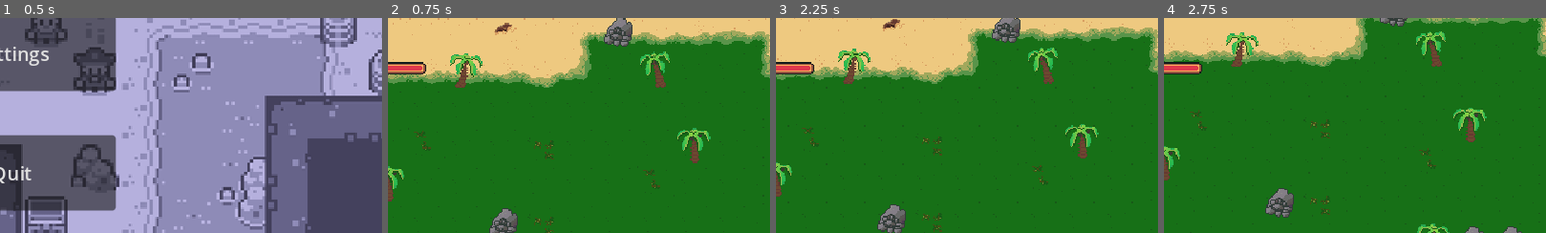
Above: before the commit, frames 1-4 (left to right).
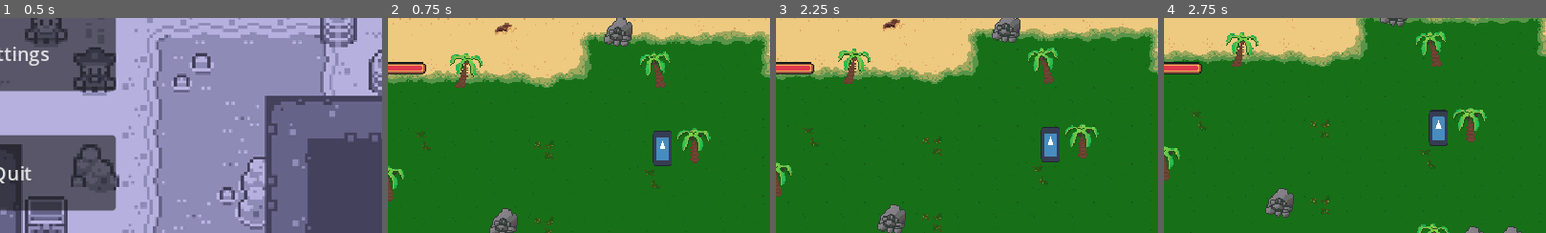
Above: after the commit, the same moments.

Repository: liam-barkley/Game-Jam
Game: Godot game, scene res://Scenes/main_menu.tscn
Two runs of this game, one before a commit and one after it. Both use one fixed random seed, a clock stepped at 60 frames per second and the inputs below. The engine's default icon, where the game draws it, is replaced by a stand-in: a white triangle on a blue panel in a dark square.
Inputs (mouse positions are % of the whole screen's width and height, from its top left):
- Up to frame 1 (0.5 s): no input
- Up to frame 2 (0.75 s): click "Play" at 0.5 s
- Up to frame 3 (2.25 s): tap Enter at 1.25 s; move the mouse to (72, 45) at 1.27 s; hold D (move_right) 1.28-2.03 s; click (72, 45) at 1.35 s; move the mouse to (30, 55) at 2.02 s; hold S (move_down) from 2.03 s (still down); click (30, 55) at 2.1 s
- Up to frame 4 (2.75 s): keep holding S (move_down)
The pictures show only the part of the screen within x 50-100%, y 45-95%; the shares and areas given below are measured in that part.

Frame 1 is identical in both runs. In frame 2, 0.8% of the frame differs, in the area x 69-75%, y 52-69%; in frame 3, 0.8%; in frame 4, 0.8%, in the area x 69-75%, y 42-60%.

Commit message:
please help Neil <3

Diff:
--- /dev/null
+++ b/Game/Scenes/Dead.gd
@@ -0,0 +1,24 @@
+extends State
+
+
+# Called when the node enters the scene tree for the first time.
+func handle_input(_event: InputEvent) -> void:
+	pass
+
+# Virtual function. Corresponds to the `_process()` callback.
+func update(_delta: float) -> void:
+	pass
+
+# Virtual function. Corresponds to the `_physics_process()` callback.
+func physics_update(_delta: float) -> void:
+	pass
+
+# Virtual function. Called by the state machine upon changing the active state. The `msg` parameter
+# is a dictionary with arbitrary data the state can use to initialize itself.
+func enter(_msg := {}) -> void:
+	pass
+
+# Virtual function. Called by the state machine before changing the active state. Use this function
+# to clean up the state.
+func exit() -> void:
+	pass
--- a/Game/Scenes/main_menu.gd
+++ b/Game/Scenes/main_menu.gd
@@ -2,7 +2,7 @@
 
 # Called when the node enters the scene tree for the first time.
 func _ready():
-	pass # Replace with function body.
+	pass
 
 # Called every frame. 'delta' is the elapsed time since the previous frame.
 func _process(delta):
--- /dev/null
+++ b/Game/Scenes/ranged_plant.gd
@@ -0,0 +1,99 @@
+extends Node2D
+
+@onready var shoot_timer = $ShootTimer
+@onready var ray_cast = $RayCast2D
+@export var HEALTH = 10
+@export var DAMAGE = 2
+@export var ammo : PackedScene
+
+var hurt_area
+var player_in_proximity = false
+var player
+var shoot_allowed = false
+var current_target
+
+# Called when the node enters the scene tree for the first time.
+func _ready():
+	player = get_parent().find_child("Player")
+
+#this function searches the closest tower to itself and returns that tower
+func search_closest_tower():
+	var closest_tower
+	var closest_tower_dist = 100000000
+	var towers = get_tree().get_nodes_in_group("Towers")
+	if towers != null:
+		for tower in towers:
+			var dist = (tower.position.x-self.position.x)^2 + (tower.position.y - self.position.y)^2
+			if (dist <= closest_tower_dist):
+				closest_tower = tower
+	return closest_tower
+
+
+# Called every frame. 'delta' is the elapsed time since the previous frame.
+func _process(delta):
+
+	if player_in_proximity == false:
+		current_target = search_closest_tower()
+	else:
+		current_target = player
+
+
+	aim_at(current_target)
+	check_target_collision(current_target)
+
+func aim_at(target):
+	if target!=null:
+		ray_cast.target_position = to_local(target.position)
+
+func check_target_collision(target):
+	if (ray_cast.get_collider() == target or ray_cast.get_collider() == player) and shoot_timer.is_stopped():
+		print(shoot_timer.is_stopped())
+		shoot_timer.start()
+
+
+	elif !(ray_cast.get_collider() == target or ray_cast.get_collider() == player):
+		shoot_timer.stop()
+		shoot_allowed = false
+		print("hold fire")
+
+
+
+
+# This is for when the player gets hurt
+func _on_hurt_box_area_entered(area):
+	if area.is_in_group("hurtbox"):
+		hurt_area = area
+		$HurtBox/Timer.start()
+
+
+
+func _on_timer_timeout():
+	hurt_area.take_damage(DAMAGE)
+
+
+func _on_hurt_box_area_exited(area):
+	if area.is_in_group("hurtbox"):
+		hurt_area = null
+		$HurtBox/Timer.stop()
+
+func shoot(target):
+	print("Help")
+	var bullet = ammo.instantiate()
+	#bullet._set_owner("ENEMY")
+	bullet.position = self.position
+	bullet.direction = (ray_cast.target_position).normalized()
+	get_tree().current_scene.add_child(bullet)
+
+func _on_shoot_timer_timeout():
+	print("pew pew")
+	shoot(current_target)
+
+
+func _on_fire_range_body_entered(body):
+	if body.name == "Player":
+		player_in_proximity = true
+
+
+func _on_fire_range_body_exited(body):
+	if body.name == "Player":
+		player_in_proximity = false
--- /dev/null
+++ b/Game/Scenes/ranged_plant.tscn
@@ -0,0 +1,71 @@
+[gd_scene load_steps=11 format=3 uid="uid://bkaacwghv2qqi"]
+
+[ext_resource type="Script" path="res://Scenes/ranged_plant.gd" id="1_yqd74"]
+[ext_resource type="PackedScene" uid="uid://dxybe0vg3ydag" path="res://Scenes/ranged_plant_bullet.tscn" id="2_3cd2n"]
+[ext_resource type="Texture2D" uid="uid://p5sy6dumcmvf" path="res://icon.svg" id="2_dhrlv"]
+[ext_resource type="Script" path="res://Scripts/RangedPlant/StateMachine.gd" id="3_2ya5m"]
+[ext_resource type="Script" path="res://Scripts/RangedPlant/Idle.gd" id="4_ml4as"]
+[ext_resource type="Script" path="res://Scripts/RangedPlant/Attack.gd" id="5_mwqlf"]
+[ext_resource type="Script" path="res://Scenes/Dead.gd" id="6_3u4kb"]
+
+[sub_resource type="CapsuleShape2D" id="CapsuleShape2D_8a27h"]
+
+[sub_resource type="RectangleShape2D" id="RectangleShape2D_tkdee"]
+size = Vector2(28, 36)
+
+[sub_resource type="CircleShape2D" id="CircleShape2D_a28ue"]
+radius = 174.233
+
+[node name="RangedPlant" type="Node2D"]
+script = ExtResource("1_yqd74")
+ammo = ExtResource("2_3cd2n")
+
+[node name="Icon" type="Sprite2D" parent="."]
+position = Vector2(0, 3.8147e-06)
+scale = Vector2(0.125, 0.234375)
+texture = ExtResource("2_dhrlv")
+
+[node name="CharacterBody2D" type="CharacterBody2D" parent="."]
+
+[node name="CollisionShape2D" type="CollisionShape2D" parent="CharacterBody2D"]
+shape = SubResource("CapsuleShape2D_8a27h")
+
+[node name="HurtBox" type="Area2D" parent="."]
+
+[node name="CollisionShape2D" type="CollisionShape2D" parent="HurtBox"]
+shape = SubResource("RectangleShape2D_tkdee")
+
+[node name="Timer" type="Timer" parent="HurtBox"]
+wait_time = 0.252
+
+[node name="FireRange" type="Area2D" parent="."]
+
+[node name="CollisionShape2D" type="CollisionShape2D" parent="FireRange"]
+shape = SubResource("CircleShape2D_a28ue")
+debug_color = Color(0.984314, 0, 0.345098, 0.419608)
+
+[node name="Statement" type="Node" parent="."]
+script = ExtResource("3_2ya5m")
+initial_state = NodePath("Idle")
+
+[node name="Idle" type="Node" parent="Statement"]
+script = ExtResource("4_ml4as")
+
+[node name="Attack" type="Node" parent="Statement"]
+script = ExtResource("5_mwqlf")
+
+[node name="Dead" type="Node" parent="Statement"]
+script = ExtResource("6_3u4kb")
+
+[node name="AnimatedSprite2D" type="AnimatedSprite2D" parent="."]
+
+[node name="RayCast2D" type="RayCast2D" parent="."]
+
+[node name="ShootTimer" type="Timer" parent="."]
+
+[connection signal="area_entered" from="HurtBox" to="." method="_on_hurt_box_area_entered"]
+[connection signal="area_exited" from="HurtBox" to="." method="_on_hurt_box_area_exited"]
+[connection signal="timeout" from="HurtBox/Timer" to="." method="_on_timer_timeout"]
+[connection signal="body_entered" from="FireRange" to="." method="_on_fire_range_body_entered"]
+[connection signal="body_exited" from="FireRange" to="." method="_on_fire_range_body_exited"]
+[connection signal="timeout" from="ShootTimer" to="." method="_on_shoot_timer_timeout"]
--- /dev/null
+++ b/Game/Scenes/ranged_plant_bullet.gd
@@ -0,0 +1,29 @@
+extends Node2D
+
+var direction : Vector2 = Vector2.RIGHT
+var speed : float = 300
+# Called when the node enters the scene tree for the first time.
+func _ready():
+	pass # Replace with function body.
+
+
+# Called every frame. 'delta' is the elapsed time since the previous frame.
+func _physics_process(delta):
+	position +=direction * speed * delta
+
+
+
+
+func _on_bullet_size_area_entered(area):
+	# Check if bullet is in player attack area
+	if area.is_in_group("Weapons"):
+
+		# If player clicked attack it will kill the bullet
+		if Input.is_action_just_pressed("attack"):
+			print("Im Free")
+			self.free()
+
+
+
+func _on_visible_on_screen_notifier_2d_screen_exited():
+	queue_free()
--- /dev/null
+++ b/Game/Scenes/ranged_plant_bullet.tscn
@@ -0,0 +1,24 @@
+[gd_scene load_steps=4 format=3 uid="uid://dxybe0vg3ydag"]
+
+[ext_resource type="Script" path="res://Scenes/ranged_plant_bullet.gd" id="1_m0v06"]
+[ext_resource type="Texture2D" uid="uid://p5sy6dumcmvf" path="res://icon.svg" id="2_tjqhn"]
+
+[sub_resource type="CircleShape2D" id="CircleShape2D_50yip"]
+radius = 2.06155
+
+[node name="RangedPlantBullet" type="Node2D"]
+script = ExtResource("1_m0v06")
+
+[node name="BulletSize" type="Area2D" parent="."]
+
+[node name="CollisionShape2D" type="CollisionShape2D" parent="BulletSize"]
+position = Vector2(4, 0.5)
+shape = SubResource("CircleShape2D_50yip")
+
+[node name="VisibleOnScreenNotifier2D" type="VisibleOnScreenNotifier2D" parent="BulletSize"]
+
+[node name="Sprite2D" type="Sprite2D" parent="."]
+texture = ExtResource("2_tjqhn")
+
+[connection signal="area_entered" from="BulletSize" to="." method="_on_bullet_size_area_entered"]
+[connection signal="screen_exited" from="BulletSize/VisibleOnScreenNotifier2D" to="." method="_on_visible_on_screen_notifier_2d_screen_exited"]
--- a/Game/Scenes/world.tscn
+++ b/Game/Scenes/world.tscn
@@ -1,9 +1,10 @@
-[gd_scene load_steps=8 format=3 uid="uid://dv4ufeg5f2650"]
+[gd_scene load_steps=9 format=3 uid="uid://dv4ufeg5f2650"]
 
 [ext_resource type="Texture2D" uid="uid://d25bh0bro72nv" path="res://Arts/kenney_monochrome-pirates/Monochrome/Tilemap/tilemap.png" id="1_ngcyt"]
 [ext_resource type="Script" path="res://Scenes/tile_script.gd" id="2_023tt"]
 [ext_resource type="Texture2D" uid="uid://1qkoxa5mfkbt" path="res://Arts/Terrain (Reg+Mono)/Terrain_Tilemap_V1.0.png" id="2_l6pns"]
 [ext_resource type="PackedScene" uid="uid://cfr2wjve2btpe" path="res://Scenes/player.tscn" id="3_t2bnr"]
+[ext_resource type="PackedScene" uid="uid://bkaacwghv2qqi" path="res://Scenes/ranged_plant.tscn" id="5_qfr71"]
 
 [sub_resource type="TileSetAtlasSource" id="TileSetAtlasSource_pf8ff"]
 texture = ExtResource("1_ngcyt")
@@ -687,4 +688,7 @@
 [node name="Player" parent="TileMap" instance=ExtResource("3_t2bnr")]
 position = Vector2(99.1018, 87.9647)
 
+[node name="EvilPlant" parent="TileMap" instance=ExtResource("5_qfr71")]
+position = Vector2(373, 178)
+
 [connection signal="timeout" from="TileMap/Timer" to="TileMap" method="_on_timer_timeout"]
--- /dev/null
+++ b/Game/Scripts/RangedPlant/Attack.gd
@@ -0,0 +1,24 @@
+extends State
+
+
+# Called when the node enters the scene tree for the first time.
+func handle_input(_event: InputEvent) -> void:
+	pass
+
+# Virtual function. Corresponds to the `_process()` callback.
+func update(_delta: float) -> void:
+	pass
+
+# Virtual function. Corresponds to the `_physics_process()` callback.
+func physics_update(_delta: float) -> void:
+	pass
+
+# Virtual function. Called by the state machine upon changing the active state. The `msg` parameter
+# is a dictionary with arbitrary data the state can use to initialize itself.
+func enter(_msg := {}) -> void:
+	pass
+
+# Virtual function. Called by the state machine before changing the active state. Use this function
+# to clean up the state.
+func exit() -> void:
+	pass
--- /dev/null
+++ b/Game/Scripts/RangedPlant/Idle.gd
@@ -0,0 +1,24 @@
+extends State
+
+
+# Called when the node enters the scene tree for the first time.
+func handle_input(_event: InputEvent) -> void:
+	pass
+
+# Virtual function. Corresponds to the `_process()` callback.
+func update(_delta: float) -> void:
+	pass
+
+# Virtual function. Corresponds to the `_physics_process()` callback.
+func physics_update(_delta: float) -> void:
+	pass
+
+# Virtual function. Called by the state machine upon changing the active state. The `msg` parameter
+# is a dictionary with arbitrary data the state can use to initialize itself.
+func enter(_msg := {}) -> void:
+	pass
+
+# Virtual function. Called by the state machine before changing the active state. Use this function
+# to clean up the state.
+func exit() -> void:
+	pass
--- /dev/null
+++ b/Game/Scripts/RangedPlant/StateMachine.gd
@@ -0,0 +1 @@
+extends FiniteStateMachine
--- a/Game/Scripts/test_enemy.gd
+++ b/Game/Scripts/test_enemy.gd
@@ -8,4 +8,5 @@
 
 func _on_hurtbox_area_entered(area):
 	if area.is_in_group("hurtbox"):
+
 		area.take_damage(DAMAGE)
